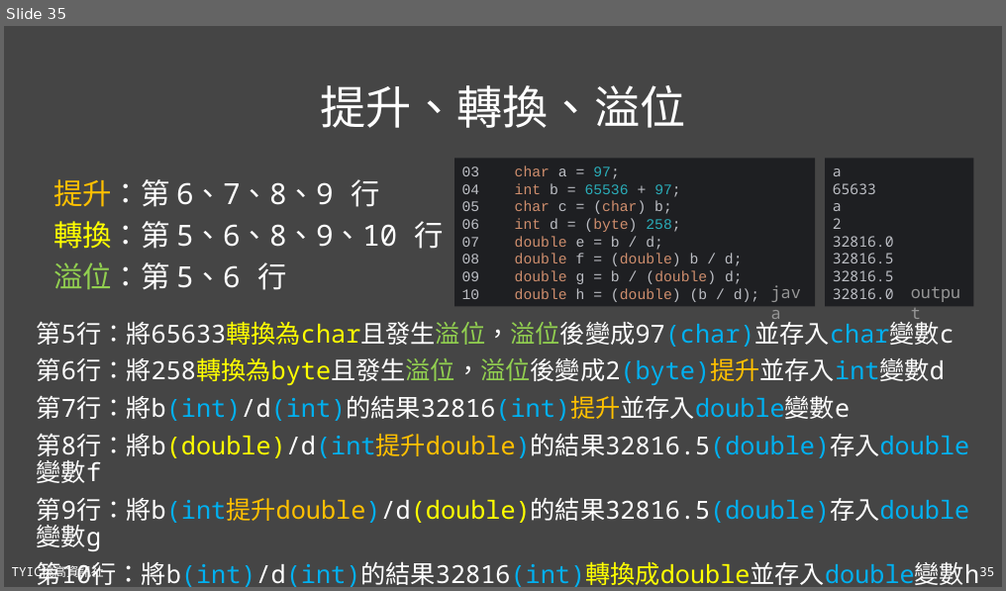
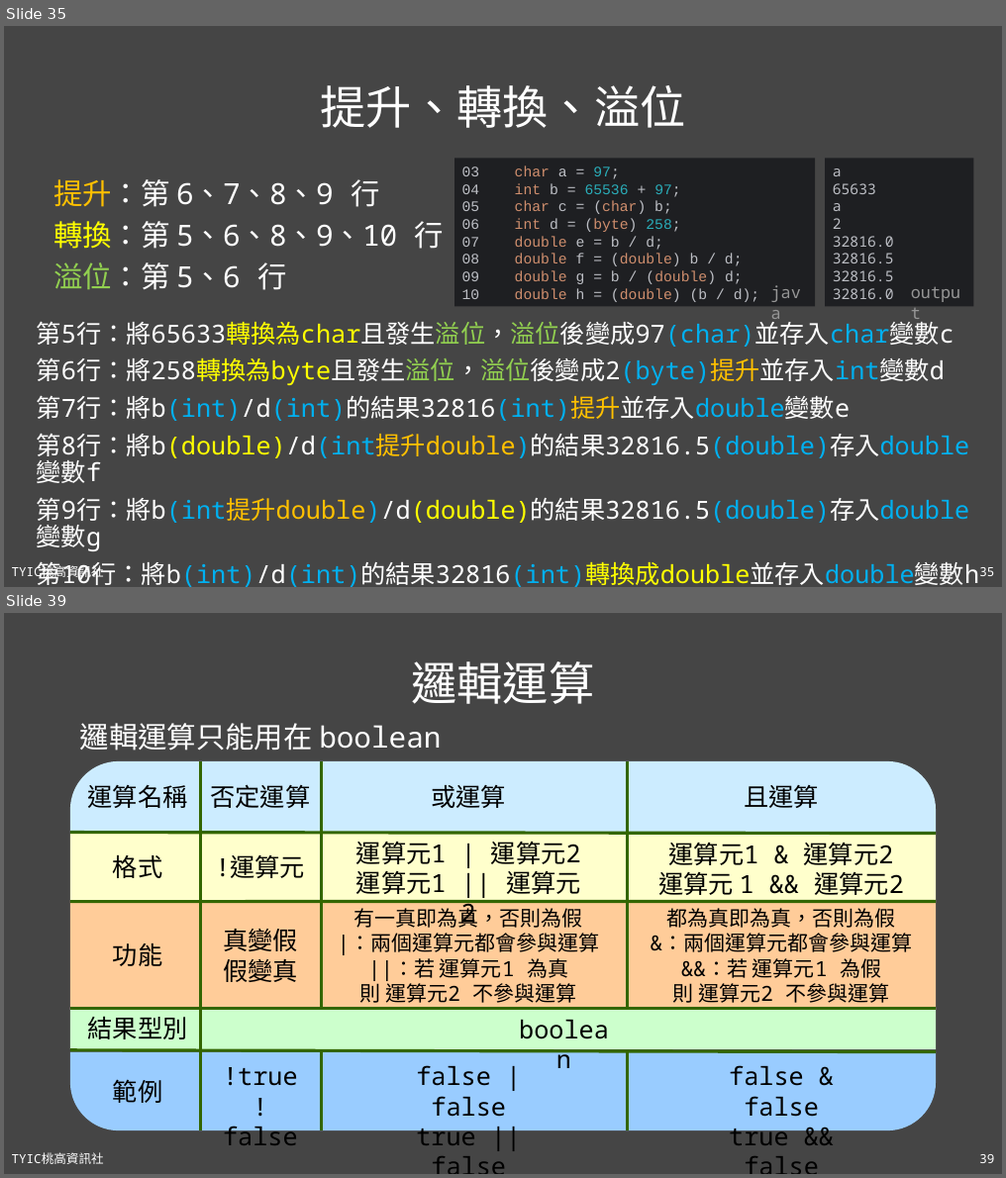
Before and after one commit to TYSHIC/slides, a slide deck: powerpoint/04_初探Java.pptx. Shown one above the other, each under a label of ours: slide 35 before the commit, slides 35 and 39 after it; the slides between them are not shown. The pictures are 1006x591 and 1006x1178 pixels, drawn with LibreOffice and Linux fonts; fonts in the diff are those of the drawing. Boxes give left, top, right and bottom in pixels: in the first picture for what was removed or moved away, otherwise in the second. Text is boxed around its words. In the diff, an @@ line names an element or a change of style, - is before the commit and + after.

Commit message:
04_boolean_operation

```diff
--- a/powerpoint/04_初探Java.pptx
+++ b/powerpoint/04_初探Java.pptx
@@ slide 39 added at [4, 613, 1002, 1174], background #454545; not listed: 2 template elements that a slide beside it also shows @@
@@ title added at [411, 662, 594, 704], 44 pt, text #FFFFFF @@
+邏輯運算
@@ text added at [80, 723, 441, 751], 28 pt, text #FFFFFF @@
+邏輯運算只能用在 boolean
@@ group added at [70, 761, 936, 1146]: 18 texts, 9 lines, 5 freeform shapes @@
+boolean
+有一真即為真，否則為假
+|：兩個運算元都會參與運算
+||：若 運算元1 為真
+則 運算元2 不參與運算
+運算元1 | 運算元2
+運算元1 || 運算元2
+且運算
+false & false
+true && false
+運算元1 & 運算元2
+運算元 1 && 運算元2
+運算名稱
+範例
+結果型別
+功能
+格式
+或運算
+false | false
+true || false
+真變假
+假變真
+!運算元
+否定運算
+!true
+!false
+都為真即為真，否則為假
+&：兩個運算元都會參與運算
+&&：若 運算元1 為假
+則 運算元2 不參與運算
```
Also in this commit, not shown: 7 slides changed, 3 other slides added, 4 other files.
